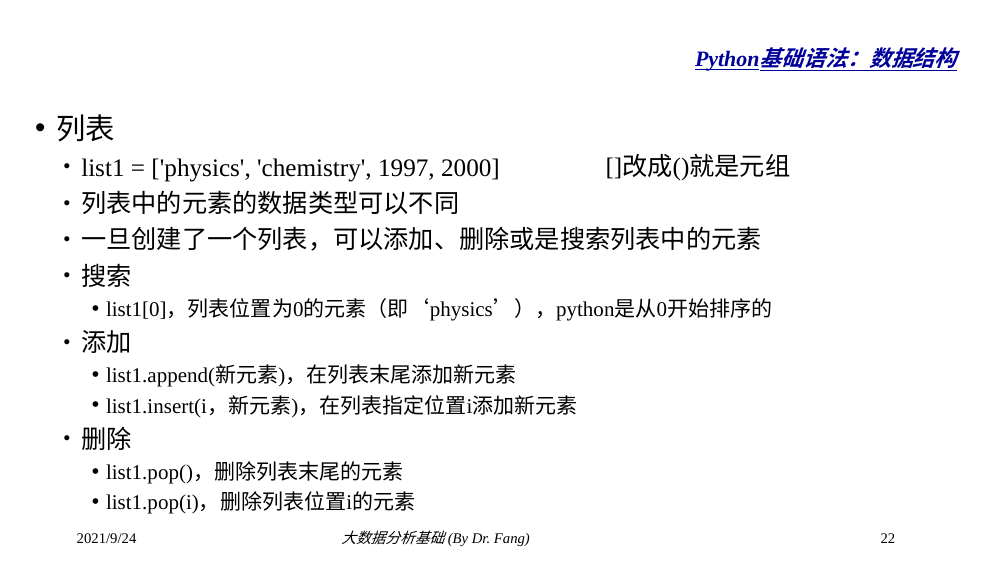
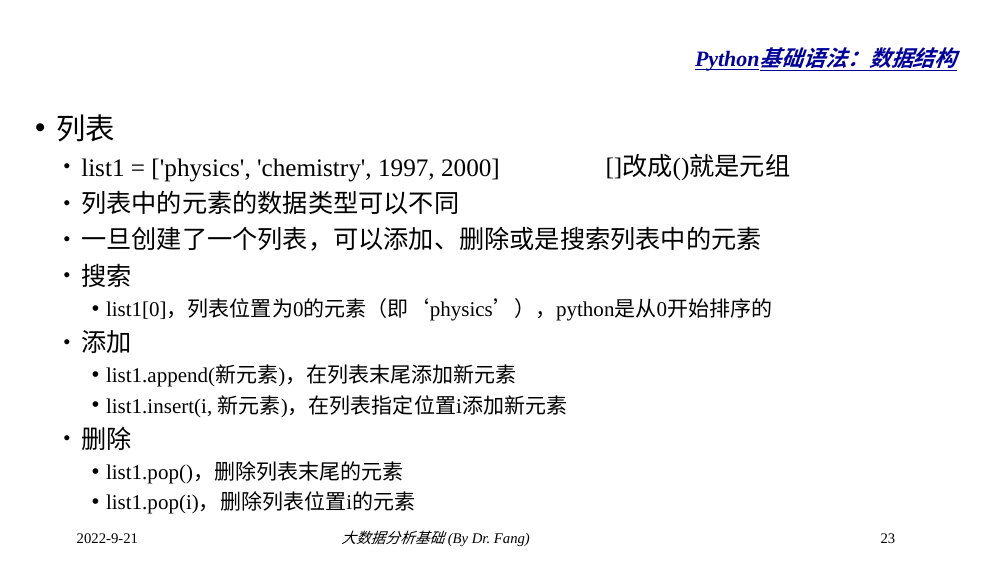
Before and after one commit to dr-fang/BDA, a slide deck: slide 23 of slides/2_PythonBasic.pptx (slide 22 before the commit). Drawn at 1008x567 pixels with LibreOffice and Linux fonts; fonts in the diff are those of the drawing; background and template pictures are left out. Boxes give left, top, right and bottom in pixels: in the first picture for what was removed or moved away, otherwise in the second. Text is boxed around its words. In the diff, an @@ line names an element or a change of style, - is before the commit and + after.

```diff
--- a/slides/2_PythonBasic.pptx
+++ b/slides/2_PythonBasic.pptx
@@ text at (106, 395, 567, 418): text changed @@
-    • list1.insert(i，新元素)，在列表指定位置i添加新元素
+    • list1.insert(i, 新元素)，在列表指定位置i添加新元素
@@ text at (77, 533, 138, 543): text changed @@
-2021/9/24
+2022-9-21
@@ page number at (881, 533, 896, 543): text changed @@
-22
+23
```
Also in this commit, not shown: 42 other slides changed, 1 slide added.
